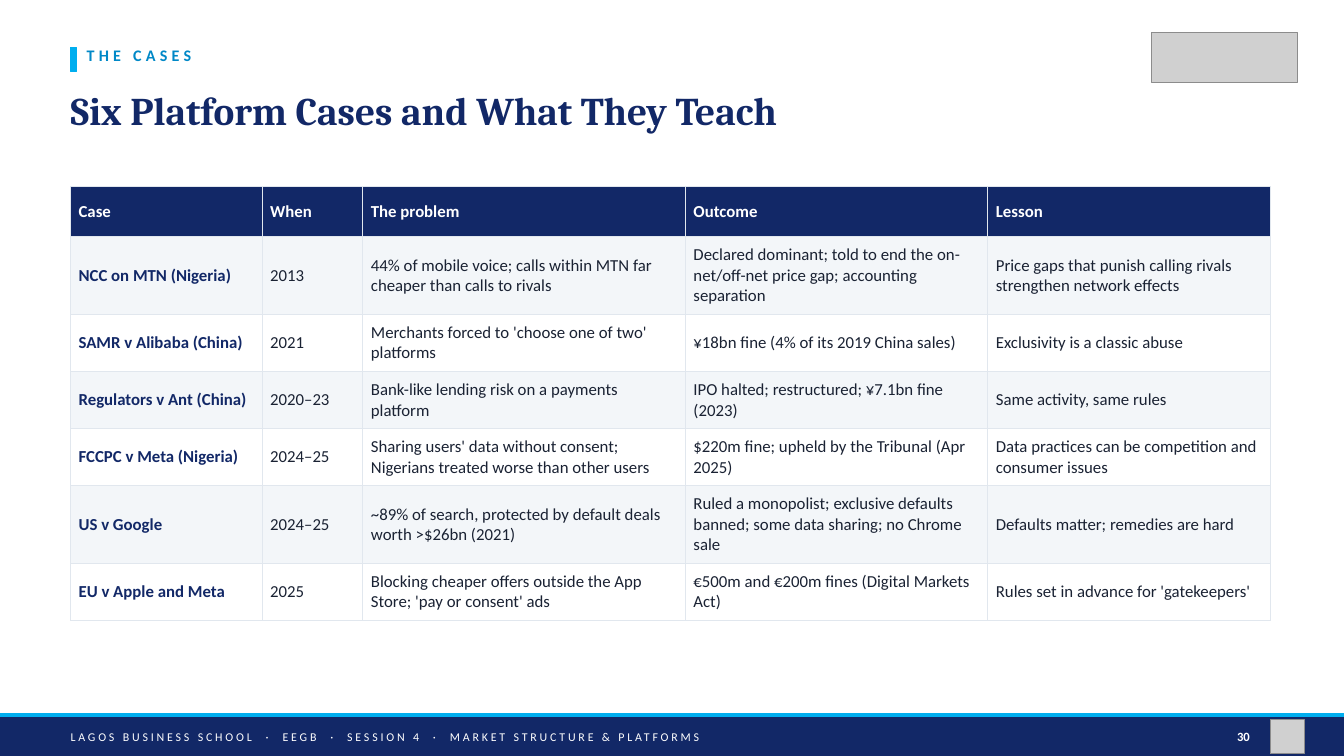
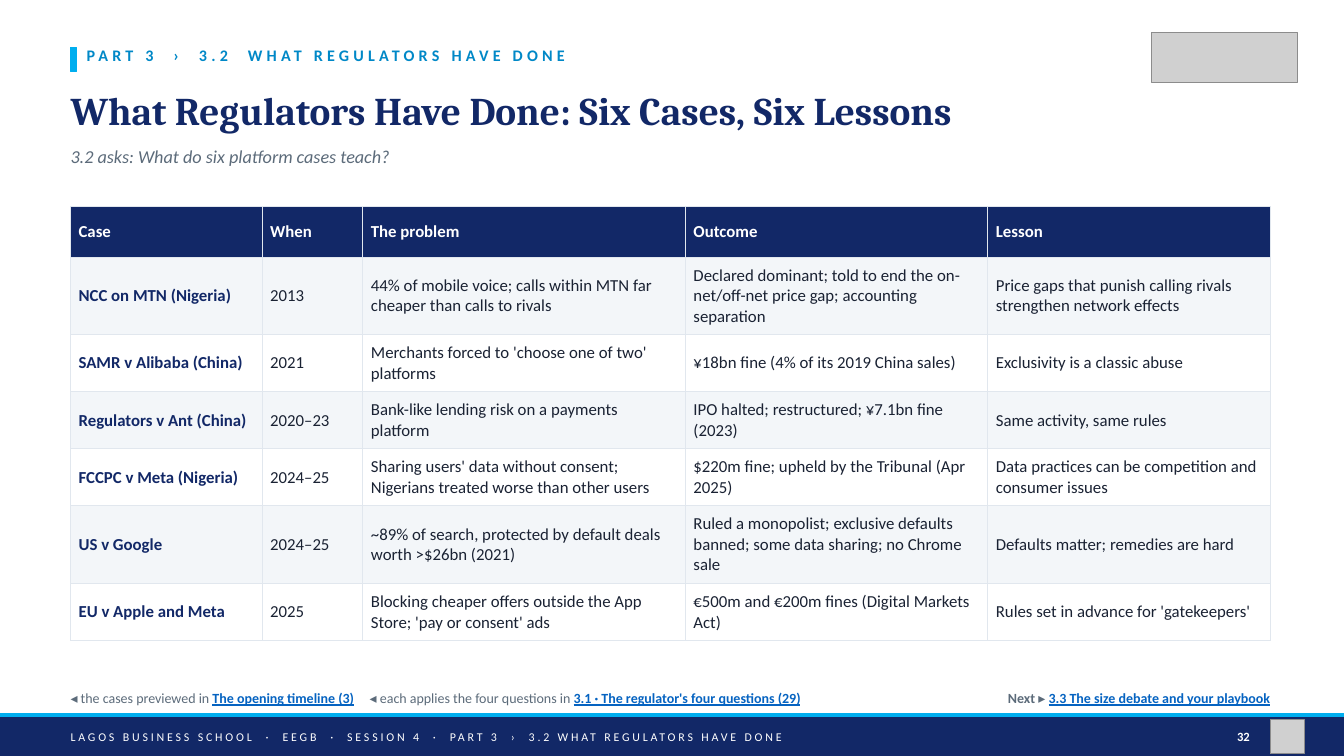
Before and after one commit to adibongo/eegb, a slide deck: slide 32 of sessions/s04/slides/EEGB_S04_Market_Structure_Platforms_Competition_Policy.pptx (slide 30 before the commit). Drawn at 1344x756 pixels with LibreOffice and Linux fonts; fonts in the diff are those of the drawing; grey boxes stand for pictures. Boxes give left, top, right and bottom in pixels: in the first picture for what was removed or moved away, otherwise in the second. Text is boxed around its words. In the diff, an @@ line names an element or a change of style, - is before the commit and + after.

```diff
--- a/sessions/s04/slides/EEGB_S04_Market_Structure_Platforms_Competition_Policy.pptx
+++ b/sessions/s04/slides/EEGB_S04_Market_Structure_Platforms_Competition_Policy.pptx
@@ text at box(145, 50, 228, 61): text changed @@
-THE CASES
+PART 3 › 3.2 WHAT REGULATORS HAVE DONE
@@ text at box(71, 97, 952, 134): text changed @@
-Six Platform Cases and What They Teach
+What Regulators Have Done: Six Cases, Six Lessons
@@ text added at box(71, 150, 389, 166), 13 pt, text #5C6B7A, italic @@
+3.2 asks: What do six platform cases teach?
@@ table: place and size @@
-table at box(71, 187, 1270, 614)
+table at box(71, 207, 1270, 635)
@@ text added at box(81, 693, 801, 706), 10 pt, text #0563C1, bold, underline @@
+◂ the cases previewed in The opening timeline (3) ◂ each applies the four questions in 3.1 · The regulator's four questions (29)
@@ text added at box(1008, 693, 1270, 706), 10 pt, text #0563C1, bold, underline @@
+Next ▸ 3.3 The size debate and your playbook
@@ text at box(71, 733, 549, 741): text changed @@
-LAGOS BUSINESS SCHOOL · EEGB · SESSION 4 · MARKET STRUCTURE & PLATFORMS
+LAGOS BUSINESS SCHOOL · EEGB · SESSION 4 · PART 3 › 3.2 WHAT REGULATORS HAVE DONE
@@ text at box(1237, 732, 1250, 741): text changed @@
-30
+32
```
Also in this commit, not shown: 38 other slides changed, 2 slides added, 1 slide removed, 11 other files.
